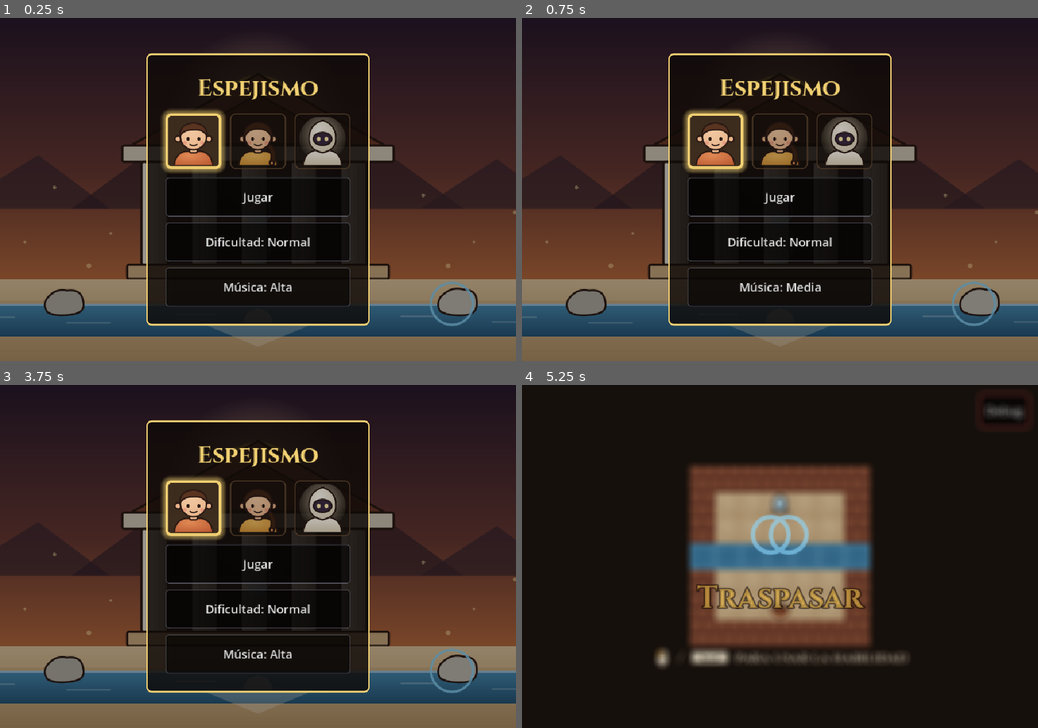
Above: before the commit, frames 1-4 (two rows, left to right).
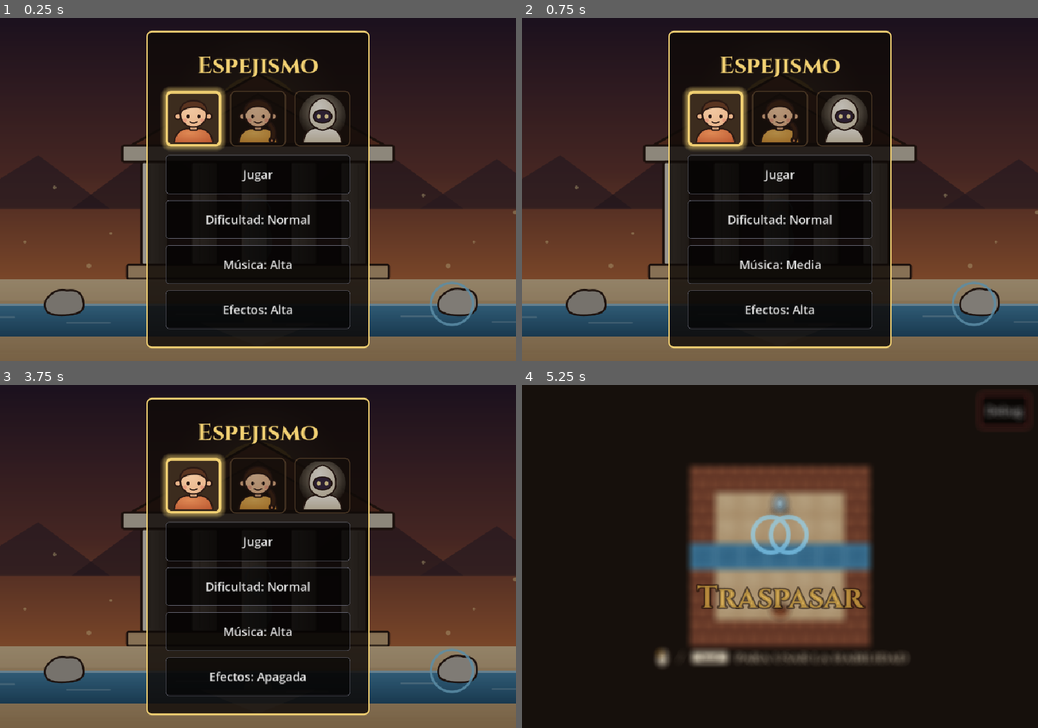
Above: after the commit, the same moments.

Repository: AngeloCS19/Juego
Game: Godot game, scene res://main.tscn
The game is run twice, just before and just after one commit, with the same random seed, the same clock (stepped at 60 frames per second) and the same inputs.
Inputs (mouse positions are in pixels of both pictures, inside the frame that each line leads up to):
- Up to frame 1 (0.25 s): no input
- Up to frame 2 (0.75 s): click "Música: Alta" at 0.5 s
- Up to frame 3 (3.75 s): click "Música: Media" at 1.25 s; click "Música: Apagada" at 2 s; click (258, 676) at 2.75 s, where only the run after the commit has a clickable "Efectos: Alta"; click (258, 676) at 3.5 s, where only the run after the commit has a clickable "Efectos: Media"
- Up to frame 4 (5.25 s): click (780, 676) at 4.25 s, where only the run after the commit has a clickable "Efectos: Apagada"; click "Jugar" at 5 s

The runs differ from the first frame. In frame 1, 12% of the frame differs, in the area x 28-72%, y 3-97%; in frame 2, 12%; in frame 3, 12%; in frame 4, nothing differs.

Commit message:
Sonido: efectos de sonido en cada momento y volumen de efectos en el menú
Las versiones que eligió Angelo, grabadas desde los bocetos (tools/musica/efectos.js).
Sonido.tocar() desde cualquier script; buses Musica y Efectos con su botón en el menú.

Co-Authored-By: Claude Opus 5.5 (1M context) <noreply@anthropic.com>
Claude-Session: https://claude.ai/code/session_011ihE1MbjKDSo33QFcsuEJ8

Diff:
--- a/scripts/barra_habilidades.gd
+++ b/scripts/barra_habilidades.gd
@@ -39,6 +39,7 @@
 		boton.tooltip_text = habilidades[i].nombre
 		boton.focus_mode = Control.FOCUS_NONE
 		boton.pressed.connect(pedida.emit.bind(i))
+		boton.pressed.connect(Sonido.tocar.bind("boton"))
 		var estilo := StyleBoxFlat.new()
 		estilo.bg_color = Color(0.05, 0.04, 0.05, 0.85)
 		estilo.set_corner_radius_all(6)
@@ -62,10 +63,13 @@
 
 ## Botón con el estilo del juego. Lo usa la barra y también main.gd para los demás controles.
 ## Con icono, "texto" es el nombre: se ve solo hasta el primer toque, y queda como ayuda al pasar el mouse.
-static func crear_boton(texto: String, accion: Callable, borde := COLOR_NORMAL, icono: Texture2D = null) -> Button:
+## "sonar": si suena el toque de botón (Usar no, porque ya suena la habilidad).
+static func crear_boton(texto: String, accion: Callable, borde := COLOR_NORMAL, icono: Texture2D = null, sonar := true) -> Button:
 	var boton := Button.new()
 	boton.text = texto
 	boton.custom_minimum_size = TAM_BOTON
+	if sonar:
+		boton.pressed.connect(Sonido.tocar.bind("boton"))
 	if icono:
 		boton.icon = icono
 		boton.tooltip_text = texto
--- a/scripts/dialogo.gd
+++ b/scripts/dialogo.gd
@@ -19,6 +19,7 @@
 		# Cursiva fina y elegante, de libro antiguo: Narciso es vanidoso y refinado.
 		"fuente": preload("res://assets/fuentes/CormorantGaramond-SemiBoldItalic.ttf"),
 		"tamano": 36,
+		"voz": "narciso",  # sus sílabas: assets/sonidos/voz_narciso_0..4.ogg, notas de su escala
 		"animos": {
 			"sereno": {"retrato": preload("res://assets/retratos/narciso_retrato.svg")},
 			"enojado": {"retrato": preload("res://assets/retratos/narciso_retrato_enojado.svg")},
@@ -29,6 +30,8 @@
 ## Los nombres van en mayúsculas romanas, como grabados en piedra.
 const FUENTE_NOMBRE := preload("res://assets/fuentes/Cinzel-Bold.ttf")
 const LETRAS_POR_SEGUNDO := 45.0
+const LETRAS_POR_SILABA := 3  # cada cuántas letras suena una sílaba de la voz
+const SILABAS := 5  # archivos voz_<personaje>_0..4
 const ORO := Color(0.91, 0.73, 0.31)
 
 var _lineas: Array = []
@@ -38,6 +41,8 @@
 var _titulo := Label.new()
 var _texto := RichTextLabel.new()  # Rich: permite efectos como [shake]
 var _escribir: Tween
+var _voz := ""  # personaje cuya voz suena mientras se escribe ("" = sin voz)
+var _dichas := 0  # letras que ya tuvieron su sílaba
 
 
 func _init() -> void:
@@ -128,10 +133,22 @@
 	if animo.get("tiembla", false):
 		texto = "[color=#7a1a10][shake rate=25.0 level=10 connected=1]%s[/shake][/color]" % texto
 	_texto.text = texto
+	_voz = quien.get("voz", "")
+	_dichas = 0
 	# El texto aparece letra por letra: visible_ratio va de 0 (nada) a 1 (todo).
 	_texto.visible_ratio = 0.0
 	_escribir = create_tween()
 	_escribir.tween_property(_texto, "visible_ratio", 1.0, _texto.get_total_character_count() / LETRAS_POR_SEGUNDO)
+
+
+## Mientras el texto se escribe, suena la voz del personaje: una sílaba al azar de su escala
+## cada LETRAS_POR_SILABA letras, como en Undertale.
+func _process(_delta: float) -> void:
+	if _voz == "" or not _escribir or not _escribir.is_running():
+		return
+	if _texto.visible_characters >= _dichas + LETRAS_POR_SILABA:
+		_dichas = _texto.visible_characters
+		Sonido.tocar("voz_%s_%d" % [_voz, randi() % SILABAS])
 
 
 func _gui_input(evento: InputEvent) -> void:
--- a/scripts/main.gd
+++ b/scripts/main.gd
@@ -116,7 +116,7 @@
 	acciones.add_child(BarraHabilidades.crear_boton("Girar", _girar.bind(1), BarraHabilidades.COLOR_NORMAL, ICONO_GIRAR_DER))
 	acciones.add_child(BarraHabilidades.crear_boton("Reiniciar", _reiniciar, BarraHabilidades.COLOR_NORMAL, ICONO_REINICIAR))
 	# Usar muestra el icono de la habilidad activa (la barra lo cambia al elegir otra).
-	var usar := BarraHabilidades.crear_boton("Usar", func(): barra.usar(sala), BarraHabilidades.COLOR_ACTIVA, barra.icono_activa())
+	var usar := BarraHabilidades.crear_boton("Usar", func(): barra.usar(sala), BarraHabilidades.COLOR_ACTIVA, barra.icono_activa(), false)
 	usar.custom_minimum_size = Vector2(120, 96)
 	usar.add_theme_constant_override("icon_max_width", 72)
 	barra.boton_usar = usar
@@ -565,7 +565,8 @@
 	else:
 		opciones.append(["Jugar", func(): _empezada = true; _seguir()])
 	opciones.append([_texto_dificultad(), _cambiar_dificultad.bind(_menu_inicio)])
-	opciones.append([musica.texto_volumen(), func(): musica.cambiar_volumen(); _menu_inicio()])
+	opciones.append([Sonido.texto_volumen("Musica", "Música"), func(): Sonido.cambiar_volumen("Musica"); _menu_inicio()])
+	opciones.append([Sonido.texto_volumen("Efectos", "Efectos"), func(): Sonido.cambiar_volumen("Efectos"); _menu_inicio()])
 	_abrir("Espejismo", "", opciones, true, RETRATOS_PERSONAJE)
 
 
@@ -573,7 +574,8 @@
 	_abrir("Pausa", "", [
 		["Seguir", _seguir],
 		[_texto_dificultad(), _cambiar_dificultad.bind(_menu_pausa)],
-		[musica.texto_volumen(), func(): musica.cambiar_volumen(); _menu_pausa()],
+		[Sonido.texto_volumen("Musica", "Música"), func(): Sonido.cambiar_volumen("Musica"); _menu_pausa()],
+		[Sonido.texto_volumen("Efectos", "Efectos"), func(): Sonido.cambiar_volumen("Efectos"); _menu_pausa()],
 		["Menú inicial", _menu_inicio],
 	])
 
--- a/scripts/musica.gd
+++ b/scripts/musica.gd
@@ -21,10 +21,7 @@
 const CRUCE := 0.6  # segundos que tarda la música en pasar de un plano al otro
 const ENTRADA := 3.0  # segundos que tarda una capa nueva en entrar
 const SILENCIO := -60.0  # dB: tan bajo que no se oye
-const VOLUMENES := [0.0, -10.0, SILENCIO]  # Alta, Media, Apagada (dB del bus "Musica")
-const NOMBRES_VOLUMEN := ["Alta", "Media", "Apagada"]
 
-var volumen := 0  # índice en VOLUMENES
 var _normal: Array[AudioStreamPlayer] = []
 var _espiritual: Array[AudioStreamPlayer] = []
 var _pieza := ""  # la que suena ("" = silencio)
@@ -36,8 +33,7 @@
 func _ready() -> void:
 	process_mode = Node.PROCESS_MODE_ALWAYS  # sigue sonando con el menú abierto
 	# Un bus de audio propio para la música: el menú cambia su volumen sin tocar los efectos.
-	AudioServer.add_bus()
-	AudioServer.set_bus_name(AudioServer.bus_count - 1, "Musica")
+	Sonido.bus("Musica")
 
 
 func _crear(ruta: String) -> AudioStreamPlayer:
@@ -106,16 +102,3 @@
 func _fundir(p: AudioStreamPlayer, oir: bool, duracion: float) -> void:
 	var hacia := 1.0 if oir else 0.0
 	_tween.tween_method(func(v: float): p.volume_db = linear_to_db(maxf(v, 0.001)), db_to_linear(p.volume_db), hacia, duracion)
-
-
-## Pasa al siguiente volumen (Alta, Media, Apagada) y devuelve su nombre para el menú.
-func cambiar_volumen() -> String:
-	volumen = (volumen + 1) % VOLUMENES.size()
-	var bus := AudioServer.get_bus_index("Musica")
-	AudioServer.set_bus_volume_db(bus, VOLUMENES[volumen])
-	AudioServer.set_bus_mute(bus, VOLUMENES[volumen] == SILENCIO)
-	return texto_volumen()
-
-
-func texto_volumen() -> String:
-	return "Música: " + NOMBRES_VOLUMEN[volumen]
--- a/scripts/sala.gd
+++ b/scripts/sala.gd
@@ -162,22 +162,36 @@
 	if not hay_empujable_enfrente() or not _empujar(piedra_en(jugador + mirando), mirando):
 		return false
 	_duracion_jugador = DURACION_EMPUJE  # el jugador avanza al paso de la piedra
-	_avanzar(mirando)
+	Sonido.tocar("empujar")
+	_avanzar(mirando, false)
 	_accion()
 	return true
 
 
-func _avanzar(dir: Vector2i) -> void:
+## "paso": si suena el paso (al empujar suena la piedra).
+func _avanzar(dir: Vector2i, paso := true) -> void:
 	jugador += dir
 	queue_redraw()
+	if paso:
+		Sonido.tocar(_sonido_paso(), 0.0, randf_range(0.9, 1.1))  # cada paso un poco distinto
 	# Las prendas son de un espíritu: solo se ven y se recogen en el plano espiritual.
 	if espiritual and not prenda_tomada and jugador == _vec(datos["prenda"]["pos"]):
 		prenda_tomada = true
 		_prenda_nombre = datos["prenda"]["nombre"]
 		_prenda_t = 0.0
+		Sonido.tocar("prenda")
 	if celda(jugador) == "E":
 		_salida_t = 0.0  # main.gd espera DURACION_SALIDA para pasar de sala
+		Sonido.tocar("salida")
 		completada.emit()
+
+
+## El paso suena según el piso: madera en el puente, pasto afuera, arenisca en el templo.
+## Un templo nuevo con otro piso solo agrega aquí su caso y su archivo paso_*.ogg.
+func _sonido_paso() -> String:
+	if celda(jugador) == "=":
+		return "paso_madera"
+	return "paso_pasto" if datos.get("exterior", false) else "paso_arenisca"
 
 
 ## Habilidad del jugador: pasar de un plano al otro.
@@ -188,10 +202,12 @@
 		if piedra_en(jugador) < 0:
 			_caida_en = _visto("jugador", jugador)
 			_caida_t = 0.0
+			Sonido.tocar("caer")
 			reiniciar()
 			caida.emit()
 		return
 	espiritual = not espiritual
+	Sonido.tocar("traspasar" if espiritual else "volver")
 	_t_plano = 0.0  # al entrar, los reflejos viajan desde su piedra
 	_nueva_mancha()
 	plano_cambiado.emit(espiritual)
@@ -206,6 +222,8 @@
 	if i < 0:
 		return false
 	piedras[i]["marcada"] = not piedras[i]["marcada"]
+	# Marcar: una nota cristalina. Desmarcar: la misma, más baja y suave.
+	Sonido.tocar("reflejo", 0.0 if piedras[i]["marcada"] else -8.0, 1.0 if piedras[i]["marcada"] else 0.84)
 	piedras[i]["t_marca"] = 0.0  # el anillo aparece con un salto y el reflejo viaja
 	queue_redraw()
 	_accion()
@@ -340,6 +358,8 @@
 			pass
 		"~", "^":
 			p["flota"] = true  # una piedra en el agua o la lava queda flotando y se puede pisar
+			if celda(destino) == "^":
+				Sonido.tocar("lava")
 		_:
 			return false
 	p["pos"] = destino
--- a/scripts/sala_huida.gd
+++ b/scripts/sala_huida.gd
@@ -39,8 +39,8 @@
 
 
 ## En tiempo real el jugador también puede chocar con Narciso al caminar hacia él.
-func _avanzar(dir: Vector2i) -> void:
-	super(dir)
+func _avanzar(dir: Vector2i, paso := true) -> void:
+	super(dir, paso)
 	_alcanzar()
 
 
--- a/scripts/sala_jefe.gd
+++ b/scripts/sala_jefe.gd
@@ -83,6 +83,8 @@
 		narciso = _vec(datos["camino"][_paso])
 	for s in sombras.duplicate():
 		s["turnos"] -= 1
+		if s["turnos"] == 1:
+			Sonido.tocar("silbido")  # la piedra ya viene: silba mientras cae el último turno
 		if s["turnos"] <= 0:
 			sombras.erase(s)
 			_caer(s["pos"])
@@ -103,11 +105,13 @@
 ## Cae una piedra lanzada. Si cae sobre el jugador, pierde un corazón y la piedra se rompe.
 func _caer(c: Vector2i) -> void:
 	if c == jugador:
+		Sonido.tocar("dano")
 		corazones -= 1
 		if corazones == 0:
 			reiniciar()
 			derrota.emit()
 		return
+	Sonido.tocar("piedra_cae")
 	if piedra_en(c) < 0 and celda(c) == ".":
 		piedras.append({"pos": c, "fija": false, "flota": false, "marcada": false, "variante": piedras.size()})
 
@@ -140,6 +144,7 @@
 	if not acierto:
 		return
 	golpes -= 1
+	Sonido.tocar("golpe_narciso")
 	_aturdido = ATURDIDO
 	_golpe_t = 0.0
 	if golpes > 0:
--- /dev/null
+++ b/scripts/sonido.gd
@@ -0,0 +1,49 @@
+class_name Sonido
+## Efectos de sonido. Desde cualquier script: Sonido.tocar("empujar").
+## Cada efecto es un .ogg de assets/sonidos/ (salen de tools/musica/efectos.js). Por cada sonido se crea
+## un AudioStreamPlayer que se borra solo al terminar, así pueden sonar varios a la vez.
+## También guarda el volumen de los buses de audio "Musica" y "Efectos", que el menú cambia.
+
+const VOLUMENES := [0.0, -10.0, -80.0]  # dB: Alta, Media, Apagada
+const NOMBRES := ["Alta", "Media", "Apagada"]
+
+static var _cache := {}  # nombre -> AudioStream, para cargar cada archivo una sola vez
+static var _nivel := {}  # bus -> índice en VOLUMENES
+
+
+static func tocar(nombre: String, volumen_db := 0.0, tono := 1.0) -> void:
+	var arbol := Engine.get_main_loop() as SceneTree
+	if arbol == null:
+		return  # las pruebas juegan antes de que exista el árbol: ahí no suena nada
+	if not _cache.has(nombre):
+		_cache[nombre] = load("res://assets/sonidos/%s.ogg" % nombre)
+	var p := AudioStreamPlayer.new()
+	p.stream = _cache[nombre]
+	p.volume_db = volumen_db
+	p.pitch_scale = tono
+	p.bus = bus("Efectos")
+	p.autoplay = true  # empieza al entrar al árbol
+	p.process_mode = Node.PROCESS_MODE_ALWAYS  # los botones del menú suenan con el juego en pausa
+	p.finished.connect(p.queue_free)
+	arbol.root.add_child.call_deferred(p)  # diferido: puede llamarse mientras el árbol está ocupado
+
+
+## Devuelve el nombre del bus y lo crea si todavía no existe.
+static func bus(nombre: String) -> String:
+	if AudioServer.get_bus_index(nombre) < 0:
+		AudioServer.add_bus()
+		AudioServer.set_bus_name(AudioServer.bus_count - 1, nombre)
+	return nombre
+
+
+## Pasa el bus al siguiente volumen (Alta, Media, Apagada).
+static func cambiar_volumen(nombre: String) -> void:
+	_nivel[nombre] = (_nivel.get(nombre, 0) + 1) % VOLUMENES.size()
+	var i := AudioServer.get_bus_index(bus(nombre))
+	AudioServer.set_bus_volume_db(i, VOLUMENES[_nivel[nombre]])
+	AudioServer.set_bus_mute(i, _nivel[nombre] == VOLUMENES.size() - 1)
+
+
+## Texto del botón del menú, por ejemplo "Efectos: Media".
+static func texto_volumen(nombre: String, etiqueta: String) -> String:
+	return "%s: %s" % [etiqueta, NOMBRES[_nivel.get(nombre, 0)]]
--- a/tests/test_reflexion.gd
+++ b/tests/test_reflexion.gd
@@ -27,6 +27,10 @@
 		for capa in Musica.PIEZAS[pieza]:
 			for plano in ["normal", "espiritual"]:
 				_igual(load("res://assets/musica/%s_%s.ogg" % [capa, plano]) is AudioStreamOggVorbis, true, "música %s %s" % [capa, plano])
+
+	# Cada efecto que el código pide tiene su archivo.
+	for nombre in ["empujar", "prenda", "salida", "paso_arenisca", "paso_madera", "paso_pasto", "caer", "traspasar", "volver", "reflejo", "lava", "silbido", "dano", "piedra_cae", "golpe_narciso", "boton", "voz_narciso_0", "voz_narciso_4"]:
+		_igual(load("res://assets/sonidos/%s.ogg" % nombre) is AudioStreamOggVorbis, true, "sonido " + nombre)
 
 	for ruta in DirAccess.get_files_at("res://salas"):
 		if ruta.ends_with(".json"):
Not shown, changed: CLAUDE.md
Not shown, changed: README.md
Not shown, added: assets/sonidos/boton.ogg
Not shown, added: assets/sonidos/caer.ogg
Not shown, added: assets/sonidos/dano.ogg
Not shown, added: assets/sonidos/empujar.ogg
Not shown, added: assets/sonidos/golpe_narciso.ogg
Not shown, added: assets/sonidos/lava.ogg
Not shown, added: assets/sonidos/paso_arenisca.ogg
Not shown, added: assets/sonidos/paso_madera.ogg
Not shown, added: assets/sonidos/paso_pasto.ogg
Not shown, added: assets/sonidos/piedra_cae.ogg
(and 13 more such lines)
